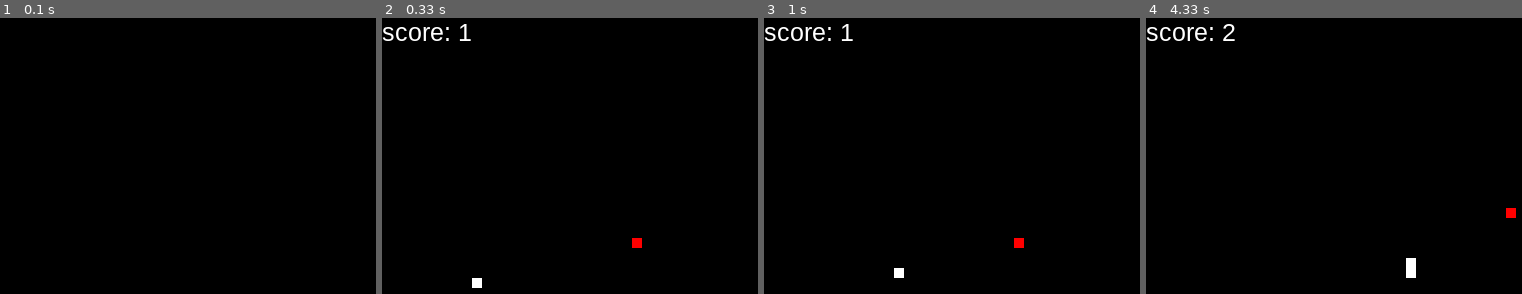
Above: before the commit, frames 1-4 (left to right).
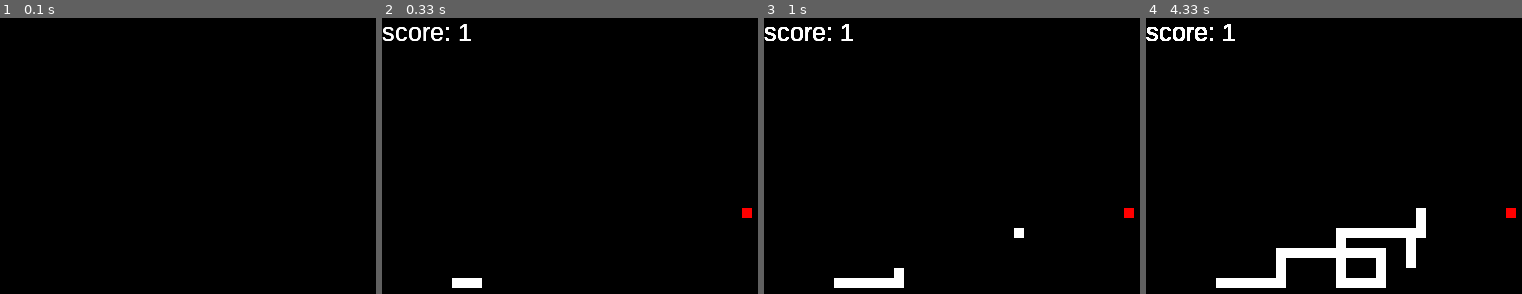
Above: after the commit, the same moments.

Repository: NourHabbal/Programming-classwork
Game: pygame game, started from Custom Pygame Project/main.py
Two runs of this game, one before a commit and one after it. Both use one fixed random seed, a clock stepped at 60 frames per second and the inputs below.
Inputs:
- Up to frame 1 (0.1 s): no input
- Up to frame 2 (0.33 s): no input
- Up to frame 3 (1 s): hold Right 0.33-0.8 s; hold Up from 0.83 s (still down)
- Up to frame 4 (4.33 s): release Up at 1.13 s; hold Right 1.17-1.63 s; hold Left 1.67-2.2 s; hold Down 2.23-2.53 s; hold Left 2.57-2.97 s; hold Up 3-3.37 s; hold Right 3.4-4.03 s; hold Down from 4.07 s (still down)

Frame 1 is identical in both runs. In frame 2, 0.7% of the frame differs, in the area x 0-99%, y 2-98%; in frame 3, 1.3%; in frame 4, 4.6%, in the area x 0-75%, y 2-98%.

Commit message:
Update main.py

Diff:
--- a/Custom Pygame Project/main.py
+++ b/Custom Pygame Project/main.py
@@ -64,7 +64,7 @@
         else:
             del self.body_list[0]
 
-        fill_background()
+        #fill_background()
         show_score()
         red_dot.draw_food()
         for (i,j) in self.body_list:
@@ -72,6 +72,79 @@
         pygame.display.update()
             # elements will constantly appent to bodylist, however, the last added element will always be
             # removed if the location of the snake does not match with the food location
+    def auto_x(self, target_x):
+        self.num = 0
+        if target_x > self.pos_x:
+            self.num = 10
+        elif target_x < self.pos_x:
+            self.num = -10
+        else:
+            pass
+        return self.num
+    def auto_y(self, target_y):
+        self.num = 0
+        if target_y > self.pos_y:
+            self.num = 10
+        elif target_y < self.pos_y:
+            self.num = -10
+        else:
+            pass
+        return self.num
+
+    def move_auto(self, target_x, target_y):
+        self.displace_x = self.auto_x(target_x)
+        self.displace_y = self.auto_y(target_y)
+
+        if self.displace_x == 0 and self.displace_y == 0:
+            match random.choice([True, False]):
+                case True:
+                    match random.choice([True, False]):
+                        case True:
+                            self.displace_x = 10
+                        case False:
+                            self.displace_x = -10
+                case False:
+                    match random.choice([True, False]):
+                        case True:
+                            self.displace_y = 10
+                        case False:
+                            self.displace_y = -10
+
+        move_h = random.choice([True, False])
+        match move_h:
+            case True:
+                self.displace_y = 0
+            case False:
+                self.displace_x = 0
+            case _:
+                pass
+        #global game_end
+        self.pos_x = (self.pos_x + self.displace_x) % win_width
+        self.pos_y = (self.pos_y + self.displace_y) % win_height
+        print(self.displace_x, self.displace_y)
+        #if((self.pos_x, self.pos_y) in self.body_list):
+        #    game_end = True
+        #    return
+        self.body_list.append((self.pos_x, self.pos_y))
+
+        if (target_x == self.pos_x and target_y == self.pos_y):
+            red_dot.reset_position()
+        else:
+            del self.body_list[0]
+        #fill_background()
+        show_score()
+        red_dot.draw_food()
+        for (i,j) in self.body_list:
+            pygame.draw.rect(win_display, (COLOR["white"]), [i, j, base_width, base_height])
+        pygame.display.update()
+            # elements will constantly appent to bodylist, however, the last added element will always be
+            # removed if the location of the snake does not match with the food location
+
+        #self.handle_snake(red_dot.pos_x, red_dot.pos_y)
+
+
+
+
 
 COLOR = {
     "white" : (255, 255, 255),
@@ -82,7 +155,13 @@
 font = pygame.font.SysFont("bahnschrift", 25)
 
 snake1 = snake(get_num_within_range("x"), get_num_within_range("y"))
+snake2 = snake(get_num_within_range("x"), get_num_within_range("y"))
+
+SNAKE_2_TIMER = pygame.USEREVENT + 1
+pygame.time.set_timer(SNAKE_2_TIMER, 500)
+
 red_dot = food(get_num_within_range("x"), get_num_within_range("y"))
+
 clock = pygame.time.Clock()
 
 def main():
@@ -98,6 +177,7 @@
             pygame.quit()
             quit()
         events = pygame.event.get()
+
         for i in events:
             if(i.type == pygame.QUIT):
                 pygame.quit()
@@ -126,7 +206,12 @@
                     case _:
                         continue
                 snake1.handle_snake(red_dot.pos_x, red_dot.pos_y)
+            if (i.type == SNAKE_2_TIMER):
+                #fill_background()
+                snake2.move_auto(red_dot.pos_x, red_dot.pos_y)
+                snake1.handle_snake(red_dot.pos_x, red_dot.pos_y)
         if(not events):
+            #fill_background()
             snake1.handle_snake(red_dot.pos_x, red_dot.pos_y)
         clock.tick(10)
 if __name__ == "__main__":
